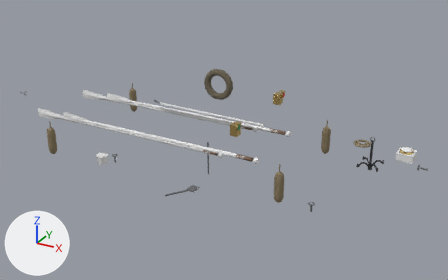
The FBX model boats/exports/steam/Gear_Nav_Safety.fbx, before and after one commit.
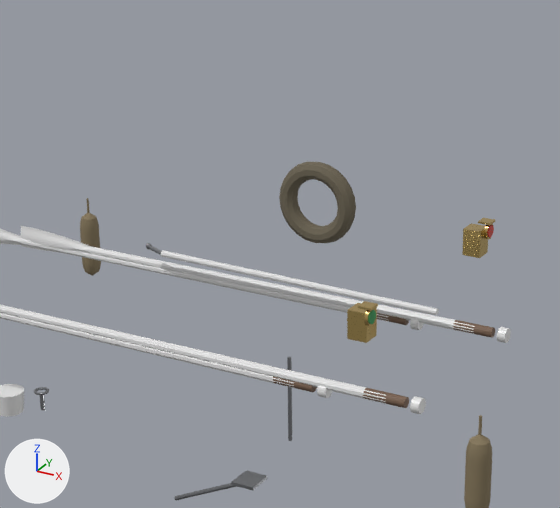
Each version is shown whole from a 50 mm lens placed at (4.76, -7.58, 4.25), pointed at (0.47, 0.21, 0.35), then close up on the part from 22% to 69% of the width and 3% to 71% of the height. Lighting does not change. The marker at lower left points along +X, +Y and +Z. The first two pictures are the older version.

The scene before the commit, as lines of its bpy script (objects in view):
```python
me_gear_nav_safety = bpy.data.meshes.new('Gear_Nav_Safety')
me_gear_nav_safety.from_pydata(...)  # 4664 vertices, 5024 faces; spans x -3.61..3.59, y -1.13..1.13, z -0.44..1.35
me_gear_nav_safety.materials.append(mat_oak_timber)  # white #e7e7e7
me_gear_nav_safety.materials.append(mat_pine_deck)  # white #e7e7e7
me_gear_nav_safety.materials.append(mat_brass)  # yellow #e2c47c
me_gear_nav_safety.materials.append(mat_castiron)  # dark grey #525256
me_gear_nav_safety.materials.append(mat_steel)  # grey #9ea0a4
me_gear_nav_safety.materials.append(mat_rope)  # brown #85775b
me_gear_nav_safety.materials.append(mat_canvas)  # brown #6c6453
me_gear_nav_safety.materials.append(mat_gauge_glass)  # white #f3f3f3
me_gear_nav_safety.materials.append(mat_leather)  # brown #765d4b
me_gear_nav_safety.materials.append(mat_signal_glass_red)  # red #ce3c30
me_gear_nav_safety.materials.append(mat_signal_glass_green)  # green #309552
ob_gear_nav_safety = bpy.data.objects.new('Gear_Nav_Safety', me_gear_nav_safety)
ob_gear_nav_safety.location = (0.0, 0.0, 0.0)
```
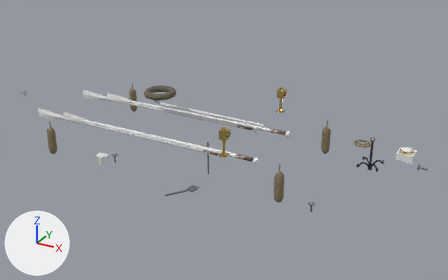
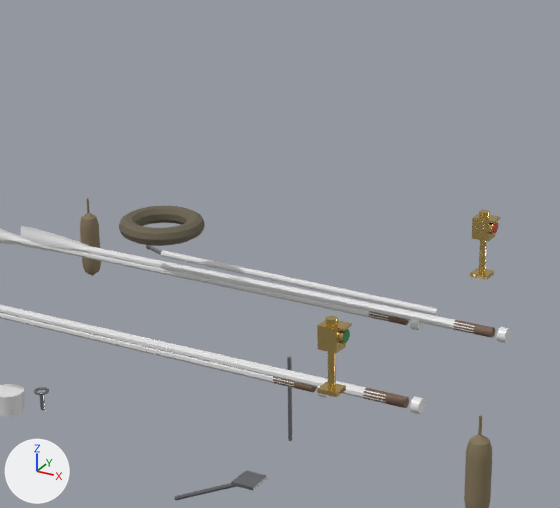
The change, as a list of edits to the scene's bpy script:
```text
Change me_gear_nav_safety:
    used by ob_gear_nav_safety; location = (0.0, 0.0, 0.0)
    remove me_gear_nav_safety.from_pydata(...)  # 4664 vertices, 5024 faces; spans x -3.61..3.59, y -1.13..1.13, z -0.44..1.35
    add me_gear_nav_safety.from_pydata(...)  # 4818 vertices, 5214 faces; spans x -3.61..3.59, y -1.13..1.13, z -0.44..1.16
    me_gear_nav_safety part 1: a new loose piece, a torus around z (ring radius 0.2, tube radius 0.05) spanning x -0.8..-0.3, y -0.25..0.25, z 0.97..1.07, in mat_canvas (brown #6c6453)
    me_gear_nav_safety part 2: a new loose piece, a box spanning x 1.045..1.155, y 0.88..0.98, z 0.699..0.723, in mat_brass (yellow #e2c47c)
    me_gear_nav_safety part 3: a new loose piece, a 12-sided cylinder along z spanning x 1.08..1.12, y 0.91..0.95, z 0.723..0.934, in mat_brass (yellow #e2c47c)
    me_gear_nav_safety part 4: a new loose piece, a box spanning x 1.046..1.154, y 0.882..0.978, z 0.939..1.069, in mat_brass (yellow #e2c47c)
    me_gear_nav_safety part 5: a new loose piece, a 14-sided cylinder along x spanning x 1.175..1.18, y 0.887..0.953, z 0.9842..1.0486, in mat_signal_glass_red (red #ce3c30)
    me_gear_nav_safety part 6: the loose piece of 8 vertices spanning x 1.16..1.24, y 0.7..0.77, z 1.11..1.12 is moved by (-0.05, 0.19, -0.05)
    me_gear_nav_safety part 7: a new loose piece, a 12-sided cylinder along z spanning x 1.07..1.13, y 0.9..0.96, z 1.069..1.102, in mat_brass (yellow #e2c47c)
    me_gear_nav_safety part 8: a new loose piece, a box spanning x 1.045..1.155, y -0.98..-0.88, z 0.699..0.723, in mat_brass (yellow #e2c47c)
    me_gear_nav_safety part 9: a new loose piece, a 12-sided cylinder along z spanning x 1.08..1.12, y -0.95..-0.91, z 0.723..0.934, in mat_brass (yellow #e2c47c)
    me_gear_nav_safety part 10: a new loose piece, a box spanning x 1.046..1.154, y -0.978..-0.882, z 0.939..1.069, in mat_brass (yellow #e2c47c)
    me_gear_nav_safety part 11: a new loose piece, a 14-sided cylinder along x spanning x 1.175..1.18, y -0.953..-0.887, z 0.9842..1.0486, in mat_signal_glass_green (green #309552)
    me_gear_nav_safety part 12: the loose piece of 8 vertices spanning x 1.16..1.24, y -0.77..-0.7, z 1.11..1.12 is moved by (-0.05, -0.19, -0.05)
    me_gear_nav_safety part 13: a new loose piece, a 12-sided cylinder along z spanning x 1.07..1.13, y -0.96..-0.9, z 1.069..1.102, in mat_brass (yellow #e2c47c)
    me_gear_nav_safety part 14: a new loose piece of 28 vertices spanning x 1.15..1.18, y 0.88..0.96, z 0.98..1.06, in mat_brass (yellow #e2c47c)
    me_gear_nav_safety part 15: a new loose piece of 28 vertices spanning x 1.15..1.18, y -0.96..-0.88, z 0.98..1.06, in mat_brass (yellow #e2c47c)
    me_gear_nav_safety part 16: 7 loose pieces with 368 vertices, spanning x -0.1..1.23, y -0.78..0.78, z 0.84..1.35, are deleted
    other edits to the shape of me_gear_nav_safety do not show in these pictures
```

Location of each change, (x1, y1, x2, y2) in pixels of the close-ups (560 x 508 px; the box of a moved part takes in the faces that stretch with it):
'Gear_Nav_Safety', reshaped: before (0, 162, 511, 508); after (0, 198, 511, 508)
part 1 of me_gear_nav_safety, added (brown): after (119, 206, 205, 246)
part 2 of me_gear_nav_safety, added: after (470, 268, 494, 280)
part 3 of me_gear_nav_safety, added: after (479, 240, 487, 273)
part 4 of me_gear_nav_safety, added (yellow): after (472, 213, 495, 242)
part 5 of me_gear_nav_safety, added: after (493, 222, 498, 233)
part 6 of me_gear_nav_safety, moved or reshaped: before (478, 218, 495, 225); after (482, 215, 500, 223)
part 7 of me_gear_nav_safety, added: after (479, 210, 490, 218)
part 8 of me_gear_nav_safety, added: after (317, 381, 346, 397)
part 9 of me_gear_nav_safety, added: after (328, 352, 336, 389)
part 10 of me_gear_nav_safety, added: after (317, 320, 346, 353)
part 11 of me_gear_nav_safety, added: after (343, 330, 350, 342)
part 12 of me_gear_nav_safety, moved or reshaped: before (358, 301, 378, 311); after (330, 320, 352, 331)
part 13 of me_gear_nav_safety, added: after (326, 316, 338, 326)
part 14 of me_gear_nav_safety, added: after (488, 221, 499, 235)
part 15 of me_gear_nav_safety, added: after (338, 329, 349, 344)
part 16 of me_gear_nav_safety, deleted: before (279, 162, 494, 343)
